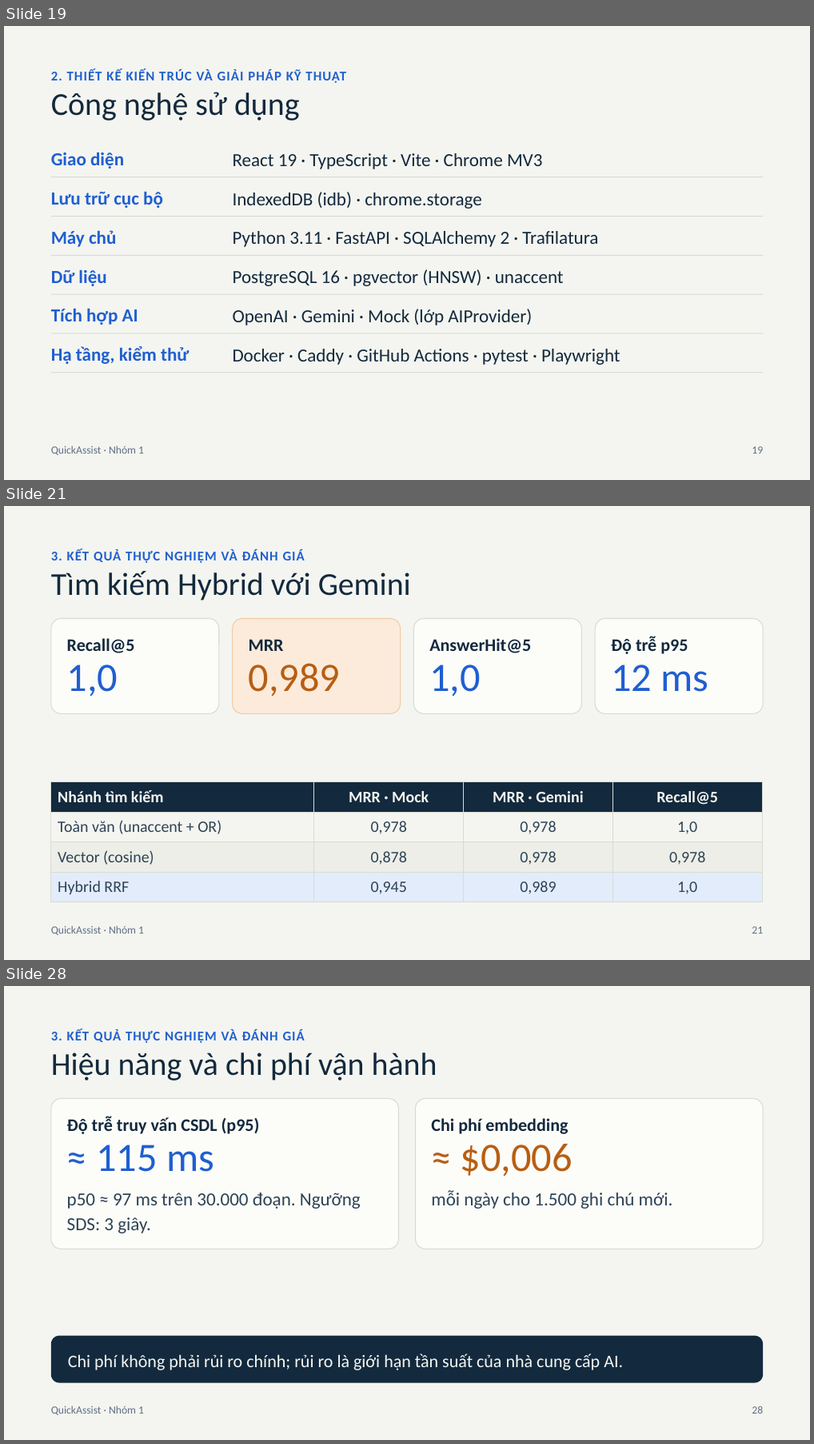
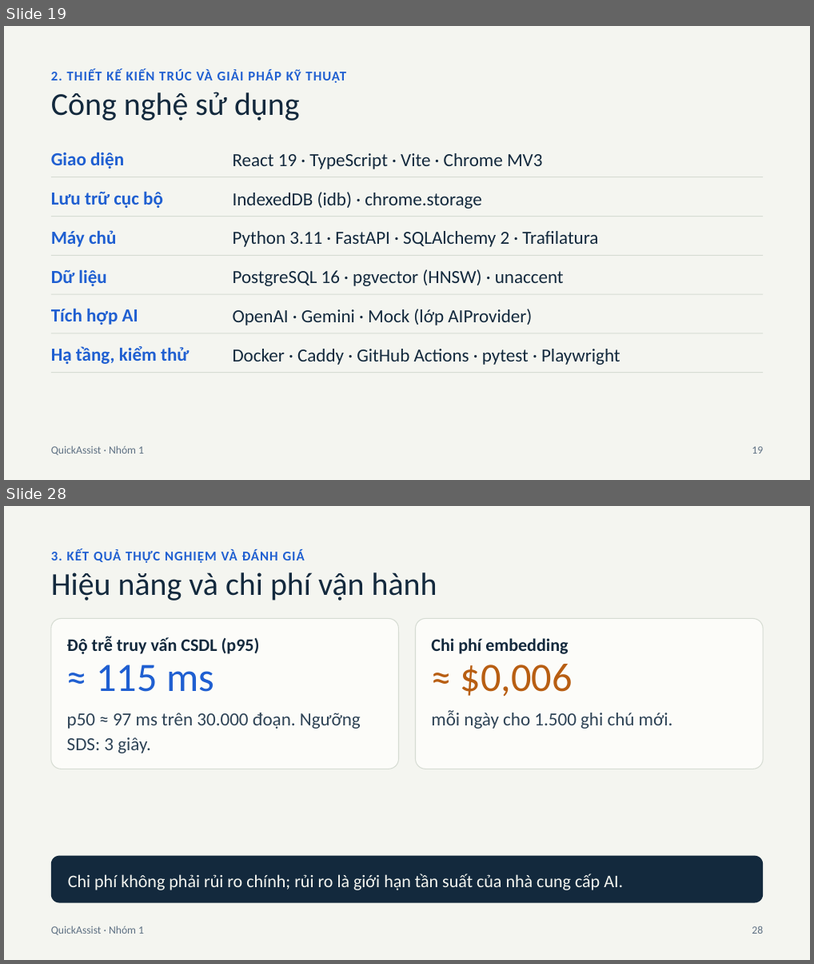
Before and after one commit to watashiwalds/quick-assist-ext, a slide deck: docs/specs/Presentation_Nhom01.pptx. Shown one above the other, each under a label of ours: slides 19, 21 and 28 before the commit, slides 19 and 28 after it; the slides between them are not shown. The pictures are 814x1444 and 814x964 pixels, drawn with LibreOffice and Linux fonts; fonts in the diff are those of the drawing. Boxes give left, top, right and bottom in pixels: in the first picture for what was removed or moved away, otherwise in the second. Text is boxed around its words. In the diff, an @@ line names an element or a change of style, - is before the commit and + after.

```diff
--- a/docs/specs/Presentation_Nhom01.pptx
+++ b/docs/specs/Presentation_Nhom01.pptx
@@ slide 21 removed at bbox=[4, 506, 810, 960], background #F4F5F0 @@
@@ text removed at bbox=[51, 550, 305, 563] @@
-3. KẾT QUẢ THỰC NGHIỆM VÀ ĐÁNH GIÁ
@@ text removed at bbox=[51, 571, 411, 600] @@
-Tìm kiếm Hybrid với Gemini
@@ rounded rectangle removed at bbox=[51, 619, 219, 713] @@
@@ rounded rectangle removed at bbox=[233, 619, 401, 713] @@
@@ rounded rectangle removed at bbox=[414, 619, 582, 713] @@
@@ rounded rectangle removed at bbox=[596, 619, 764, 713] @@
@@ text removed at bbox=[67, 638, 135, 653] @@
-Recall@5
@@ text removed at bbox=[249, 639, 284, 651] @@
-MRR
@@ text removed at bbox=[430, 638, 531, 653] @@
-AnswerHit@5
@@ text removed at bbox=[611, 636, 688, 654] @@
-Độ trễ p95
@@ text removed at bbox=[67, 664, 118, 696] @@
-1,0
@@ text removed at bbox=[249, 663, 341, 696] @@
-0,989
@@ text removed at bbox=[430, 664, 481, 696] @@
-1,0
@@ text removed at bbox=[611, 664, 710, 692] @@
-12 ms
@@ table removed at bbox=[51, 782, 762, 902], 4 rows, 4 columns @@
-Nhánh tìm kiếm | MRR · Mock | MRR · Gemini | Recall@5
-Toàn văn (unaccent + OR) | 0,978 | 0,978 | 1,0
-Vector (cosine) | 0,878 | 0,978 | 0,978
-Hybrid RRF | 0,945 | 0,989 | 1,0
@@ text removed at bbox=[51, 925, 144, 935] @@
-QuickAssist · Nhóm 1
@@ text removed at bbox=[752, 926, 763, 933] @@
-21
```
Also in this commit, not shown: 5 slides changed, 6 slides added, 5 other slides removed, 4 other files.
